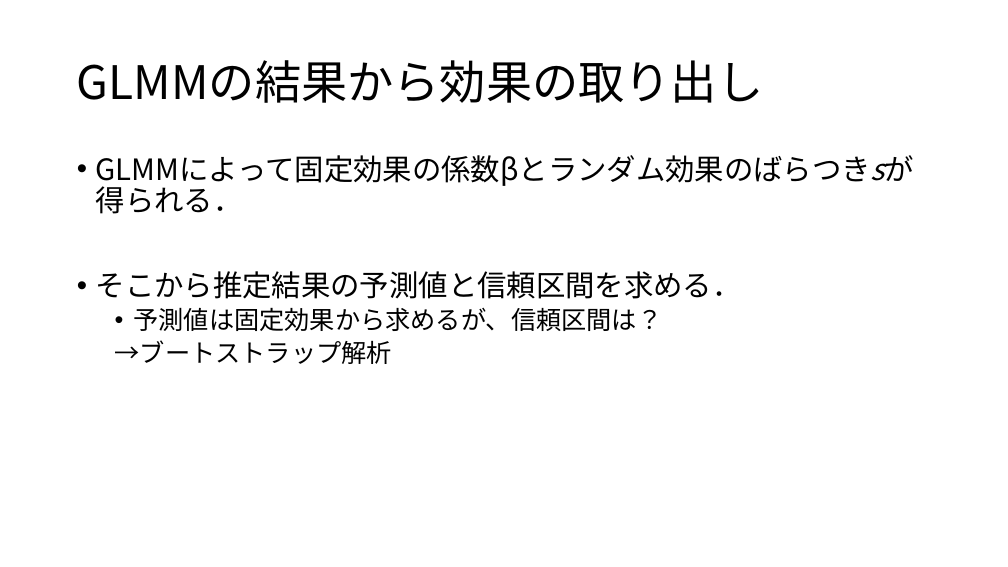
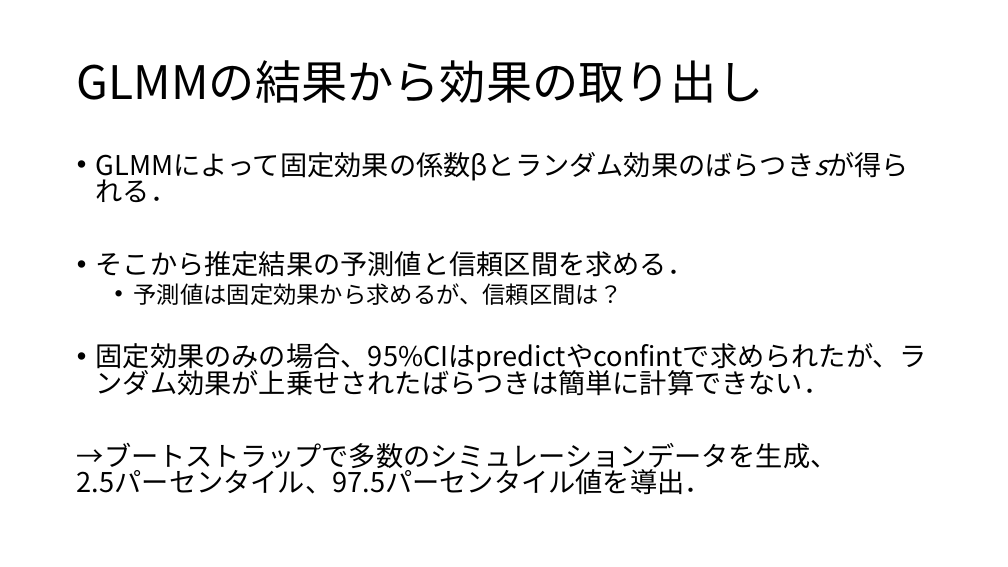
Before and after one commit to KoHMB/Shigen_kensyu_FRA, a slide deck: slide 2 of R/スライド/第30回.pptx (slide 6 before the commit). Drawn at 1008x567 pixels with LibreOffice and Linux fonts; fonts in the diff are those of the drawing. Boxes give left, top, right and bottom in pixels: in the first picture for what was removed or moved away, otherwise in the second. Text is boxed around its words. In the diff, an @@ line names an element or a change of style, - is before the commit and + after.

```diff
--- a/R/スライド/第30回.pptx
+++ b/R/スライド/第30回.pptx
@@ text at [96, 251, 694, 305]: size 28 to 25.9 pt in "GLMMによって固定効果の係数βとランダム効果のばらつきsが得られる．", "そこから推定結果の予測値と信頼区間を求める．"; size 24 to 22.2 pt in "予測値は固定効果から求めるが、信頼区間は？"; line spacing 0.9 to 0.8 @@
@@ text at [77, 343, 927, 495]: text changed; size 24 to 25.9 pt @@
-  →ブートストラップ解析
+• 固定効果のみの場合、95%CIはpredictやconfintで求められたが、ランダム効果が上乗せされたばらつきは簡単に計算できない．
+→ブートストラップで多数のシミュレーションデータを生成、 2.5パーセンタイル、97.5パーセンタイル値を導出．
```
Also in this commit, not shown: 1 other slide changed, 4 slides added, 4 slides removed, 10 other files.
